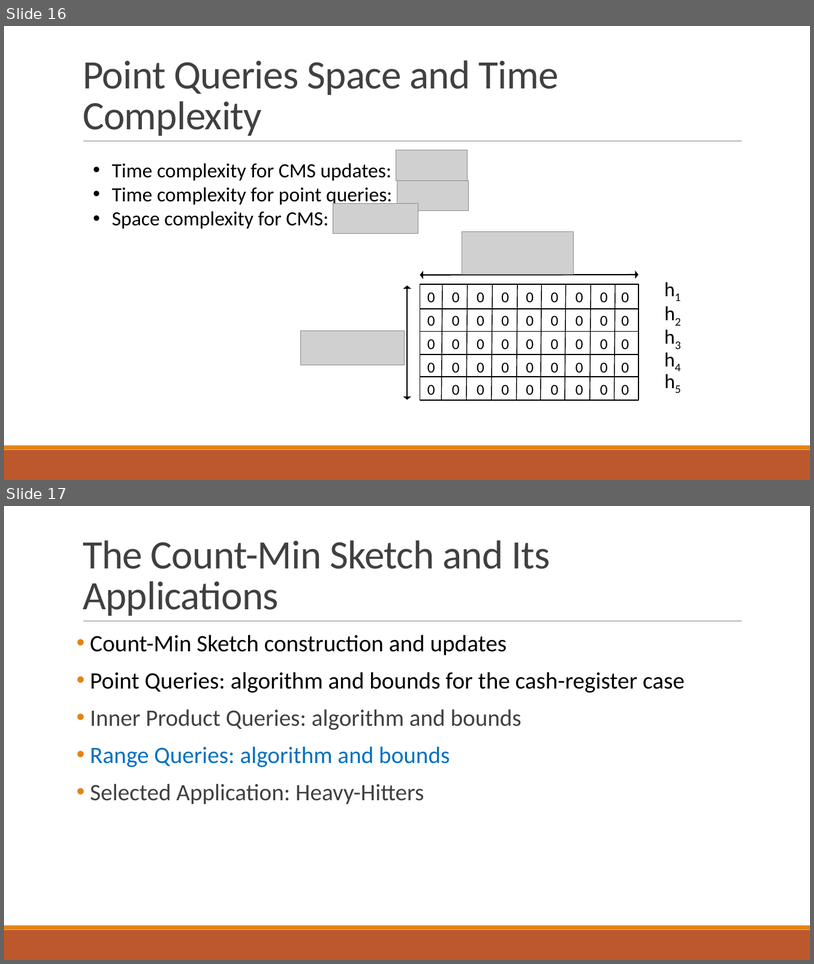
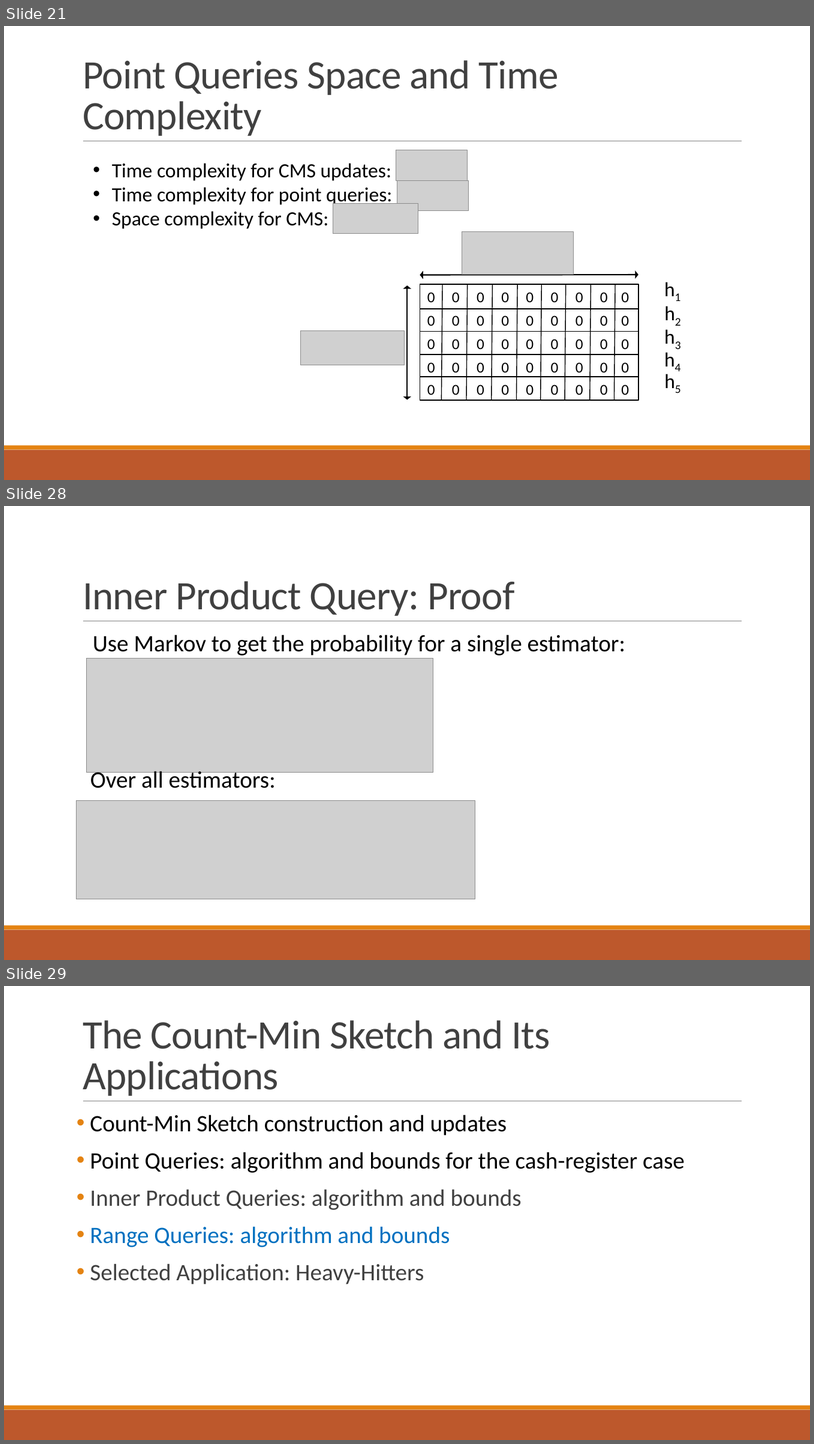
Before and after one commit to ewagner46/count_min_sketch_technical_summary, a slide deck: count_min_sketch_talk_EW.pptx. Shown one above the other, each under a label of ours: slides 16 and 17 before the commit, slides 21, 28 and 29 after it; the slides between them are not shown. The pictures are 814x964 and 814x1444 pixels, drawn with LibreOffice and Linux fonts; fonts in the diff are those of the drawing; grey boxes stand for pictures. Boxes give left, top, right and bottom in pixels: in the first picture for what was removed or moved away, otherwise in the second. Text is boxed around its words. In the diff, an @@ line names an element or a change of style, - is before the commit and + after.

```diff
--- a/count_min_sketch_talk_EW.pptx
+++ b/count_min_sketch_talk_EW.pptx
@@ slide 28 added at [4, 506, 810, 960], background #FFFFFF; not listed: 3 template elements that a slide beside it also shows @@
@@ title added at [83, 581, 515, 616], 48 pt, text #404040 @@
+Inner Product Query: Proof
@@ text added at [93, 634, 626, 655], 28 pt, text #000000 @@
+Use Markov to get the probability for a single estimator:
@@ picture added at [87, 658, 434, 773] @@
@@ text added at [90, 768, 276, 788], 28 pt, text #000000 @@
+Over all estimators:
@@ picture added at [77, 801, 475, 899] @@
@@ what was slide 16 is now slide 21 @@
@@ what was slide 17 is now slide 29 @@
```
Also in this commit, not shown: 11 other slides added.
